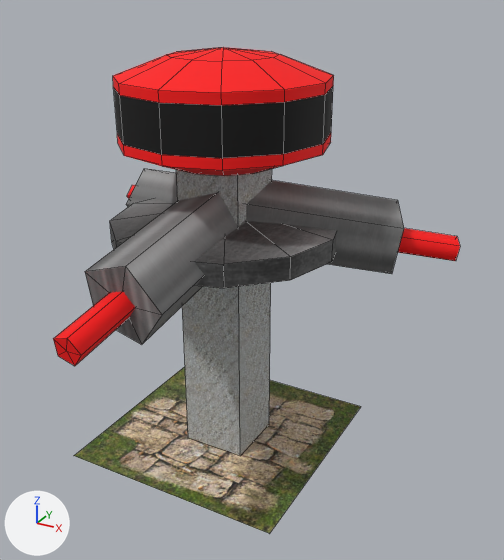
Two versions of the OBJ model assets/models/tower.obj, one commit apart.
Before and after are seen from a 50 mm lens placed at (2.91, -4.75, 4.01), pointed at (0.44, -0.27, 1.77). Arrows for +X, +Y and +Z are at lower left; the lights stay in place. Mesh edges are drawn as thin lines. Where no turn or scale is listed for an object, it has been applied to the vertices. Vertices at the same position are counted once.

Objects in the first picture: 'tower'.
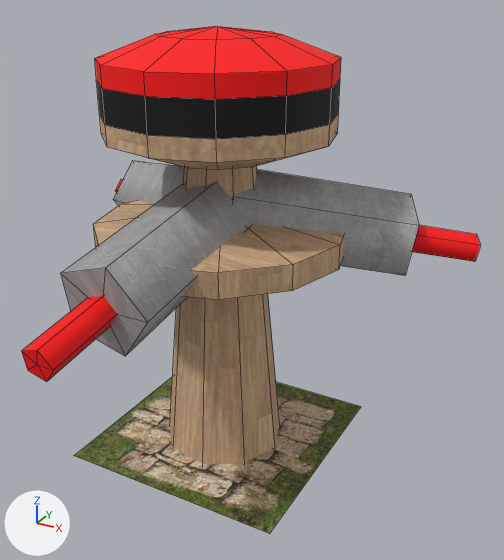
Diff of the bpy script that builds the scene:
```diff
--- a/assets/models/tower.obj.py
+++ b/assets/models/tower.obj.py
@@ me_tower @@
-me_tower.from_pydata(...)  # 184 vertices, 217 faces; spans x -1.72..1.79, y -1.96..1.1, z -0.01..3.5
+me_tower.from_pydata(...)  # 196 vertices, 238 faces; spans x -1.93..1.94, y -2.19..1.18, z -0.08..3.65
+# me_tower part 1: the loose piece of 12 vertices spanning x -0.24..0.37, y -1.44..0.01, z 1.61..2.48 is scaled about its middle by 1.1, then moved by (-0.02, -0.1, 0.03), in mat_light_metal (picture img_metal_seamless_04_jpg)
+# me_tower part 2: the loose piece of 12 vertices spanning x -0.06..0.15, y -1.96..-0.65, z 1.73..2.16 is scaled about its middle by 1.1, then moved by (-0.03, -0.16, 0.02)
+# me_tower part 3: the loose piece of 12 vertices spanning x -0.08..1.41, y -0.21..1.01, z 1.61..2.48 is scaled about its middle by 1.1, then moved by (0.04, 0.01, 0.03), in mat_light_metal (picture img_metal_seamless_04_jpg)
+# me_tower part 4: the loose piece of 12 vertices spanning x 0.57..1.79, y 0.27..1.1, z 1.73..2.16 is scaled about its middle by 1.1, then moved by (0.09, 0.04, 0.02)
+# me_tower part 5: the loose piece of 12 vertices spanning x -1.35..0.15, y -0.25..0.97, z 1.61..2.48 is scaled about its middle by 1.1, then moved by (-0.09, 0.01, 0.03), in mat_light_metal (picture img_metal_seamless_04_jpg)
+# me_tower part 6: the loose piece of 12 vertices spanning x -1.72..-0.5, y 0.26..1.08, z 1.73..2.16 is scaled about its middle by 1.1, then moved by (-0.14, 0.04, 0.02)
+# me_tower part 7: a new loose piece, a UV sphere (12 segments, 3 rings, poles along z) spanning x -1.06..1.07, y -1.08..1.06, z 1.75..2.24, in mat_wood (picture img_wood_seamless_02_jpg)
+# me_tower part 8: the loose piece of 74 vertices spanning x -0.82..0.89, y -0.84..0.87, z 2.56..3.5 is rebuilt with 74 vertices and now spans x -0.93..0.94, y -0.95..0.93, z 2.62..3.65
+# me_tower part 9: the loose piece of 8 vertices spanning x -0.25..0.32, y -0.27..0.3, z -0.01..2.68 is rebuilt with 20 vertices and now spans x -0.52..0.54, y -0.54..0.54, z -0.08..2.73, in mat_wood (picture img_wood_seamless_02_jpg)
+# me_tower part 10: the loose piece of 26 vertices spanning x -0.93..1.0, y -0.95..0.98, z 1.8..2.25 is deleted
 me_tower.materials.append(mat_mat_2)
-me_tower.materials.append(mat_mat_4)  # picture img_metal_seamless_03_jpg
 me_tower.materials.append(mat_team)
-me_tower.materials.append(mat_mat_5)  # picture img_metal_seamless_02_png
 me_tower.materials.append(mat_mat_7)
-me_tower.materials.append(mat_wall_inner)  # picture img_concrete_01_512_jpg
+me_tower.materials.append(mat_light_metal)  # picture img_metal_seamless_04_jpg
+me_tower.materials.append(mat_wood)  # picture img_wood_seamless_02_jpg
```

Where the change shows, as pixel boxes [x1, y1, x2, y2] in the pictures (504 x 560 px; the box of a moved part takes in the faces that stretch with it):
'tower', reshaped (12% wider): before [53, 47, 460, 534]; after [22, 26, 480, 534]
part 1 of me_tower, moved or reshaped: before [85, 192, 248, 345]; after [60, 181, 253, 356]
part 2 of me_tower, moved or reshaped: before [53, 291, 135, 366]; after [22, 296, 117, 382]
part 3 of me_tower, moved or reshaped: before [246, 180, 404, 274]; after [232, 169, 419, 276]
part 4 of me_tower, moved or reshaped: before [398, 228, 460, 261]; after [412, 225, 480, 262]
part 5 of me_tower, moved or reshaped: before [126, 168, 177, 207]; after [113, 160, 184, 205]
part 6 of me_tower, moved or reshaped: before [127, 185, 136, 198]; after [115, 179, 123, 193]
part 7 of me_tower, added (beige): after [94, 200, 344, 300]
part 8 of me_tower, rebuilt (11% wider, 12% taller): before [113, 47, 334, 176]; after [95, 26, 341, 170]
part 9 of me_tower, rebuilt (14% wider): before [176, 169, 272, 455]; after [170, 166, 280, 464]
part 10 of me_tower, deleted: before [110, 198, 337, 288]
